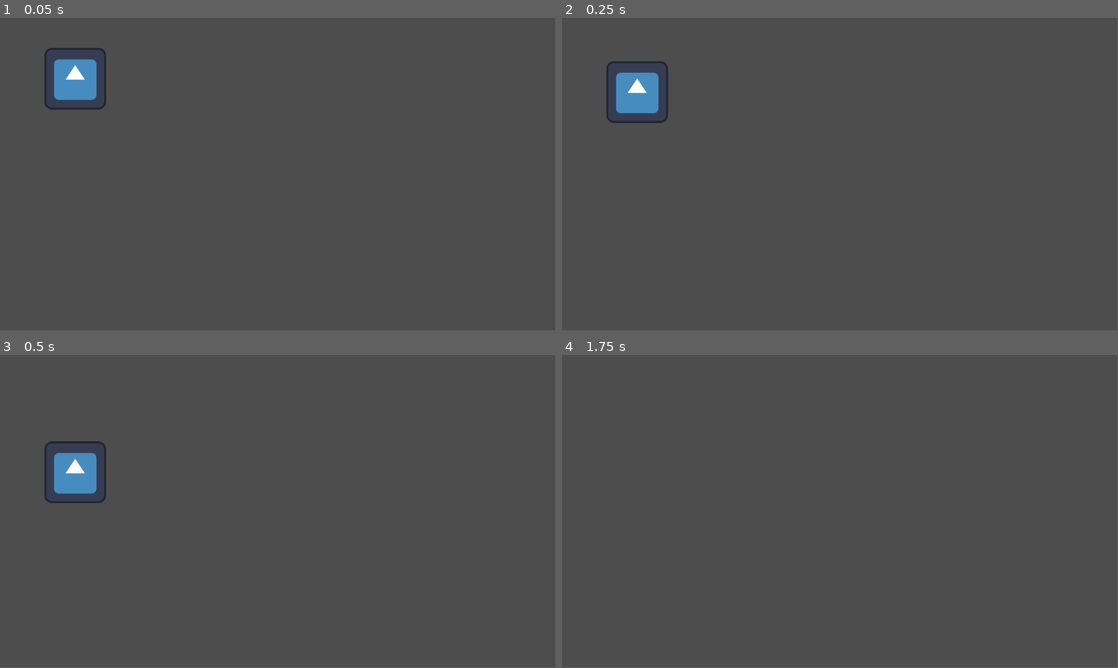
Above: before the commit, frames 1-4 (two rows, left to right).
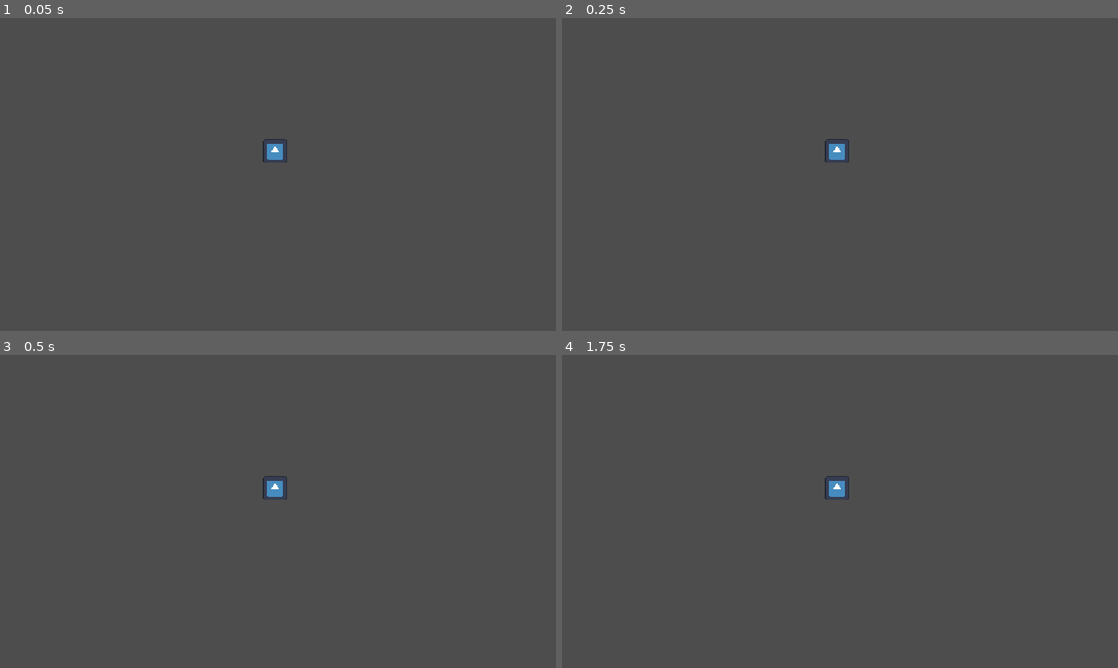
Above: after the commit, the same moments.

Repository: MaxxyMoo99/Godot-Mauve-s-PS
Game: Godot game, scene res://game.tscn
Two runs of this game, one before a commit and one after it. Both use one fixed random seed, a clock stepped at 60 frames per second and the inputs below. Before the commit the project starts from res://main.tscn. The engine's default icon, where the game draws it, is replaced by a stand-in: a white triangle on a blue panel in a dark square.
Inputs:
- Up to frame 1 (0.05 s): no input
- Up to frame 2 (0.25 s): no input
- Up to frame 3 (0.5 s): no input
- Up to frame 4 (1.75 s): tap Enter (ui_accept) at 0.5, 0.6, 0.77, 1.07, 1.35, 1.52 s; hold Right (ui_right) from 0.53 s (still down)
In our replay, the window is 799x449 before the commit and 800x450 after it. These sizes can differ from the game's own. Grey fills any space a smaller window leaves; there, only what the larger window draws over its background counts as a difference.

The runs differ from the first frame. In frame 1, 1.5% of the frame differs, in the area x 8-52%, y 9-47%; in frame 2, 1.5%, in the area x 8-52%, y 13-47%; in frame 3, 1.5%; in frame 4, 0.2%.

Commit message:
player movement

Diff:
--- a/character_body_2d.gd
+++ /dev/null
@@ -1,25 +0,0 @@
-extends CharacterBody2D
-
-
-const SPEED = 300.0
-const JUMP_VELOCITY = -400.0
-
-
-func _physics_process(delta: float) -> void:
-	# Add the gravity.
-	if not is_on_floor():
-		velocity += get_gravity() * delta
-
-	# Handle jump.
-	if Input.is_action_just_pressed("ui_accept") and is_on_floor():
-		velocity.y = JUMP_VELOCITY
-
-	# Get the input direction and handle the movement/deceleration.
-	# As good practice, you should replace UI actions with custom gameplay actions.
-	var direction := Input.get_axis("ui_left", "ui_right")
-	if direction:
-		velocity.x = direction * SPEED
-	else:
-		velocity.x = move_toward(velocity.x, 0, SPEED)
-
-	move_and_slide()
--- /dev/null
+++ b/game.tscn
@@ -0,0 +1,33 @@
+[gd_scene load_steps=5 format=3 uid="uid://c8jcdkiofrfl3"]
+
+[ext_resource type="Script" uid="uid://cownmmoqw7u42" path="res://scripts/character_body_2d.gd" id="1_e2o6t"]
+[ext_resource type="Texture2D" uid="uid://drevematyojoi" path="res://icon.svg" id="2_feb5d"]
+
+[sub_resource type="CircleShape2D" id="CircleShape2D_fc0e3"]
+radius = 12.0
+
+[sub_resource type="WorldBoundaryShape2D" id="WorldBoundaryShape2D_7jktm"]
+
+[node name="Game" type="Node2D"]
+
+[node name="CharacterBody2D" type="CharacterBody2D" parent="."]
+position = Vector2(-2, -24)
+script = ExtResource("1_e2o6t")
+
+[node name="Icon" type="Sprite2D" parent="CharacterBody2D"]
+position = Vector2(-0.9999981, 0)
+scale = Vector2(0.1953125, 0.1953125)
+texture = ExtResource("2_feb5d")
+
+[node name="CollisionShape2D" type="CollisionShape2D" parent="CharacterBody2D"]
+position = Vector2(-1, 0)
+shape = SubResource("CircleShape2D_fc0e3")
+
+[node name="StaticBody2D" type="StaticBody2D" parent="."]
+position = Vector2(1, 79)
+
+[node name="CollisionShape2D" type="CollisionShape2D" parent="StaticBody2D"]
+shape = SubResource("WorldBoundaryShape2D_7jktm")
+
+[node name="Camera2D" type="Camera2D" parent="."]
+zoom = Vector2(2, 2)
--- a/main.tscn
+++ b/main.tscn
@@ -1,18 +1,25 @@
 [gd_scene load_steps=4 format=3 uid="uid://b4hh8yl8xqcqh"]
 
-[ext_resource type="Script" uid="uid://br5fn2o5gok2l" path="res://character_body_2d.gd" id="1_0xm2m"]
+[ext_resource type="Script" uid="uid://cownmmoqw7u42" path="res://scripts/character_body_2d.gd" id="1_0xm2m"]
 [ext_resource type="Texture2D" uid="uid://drevematyojoi" path="res://icon.svg" id="2_h2yge"]
 
 [sub_resource type="CircleShape2D" id="CircleShape2D_1bvp3"]
 
-[node name="Node2D" type="Node2D"]
+[node name="Game" type="Node2D"]
 
 [node name="CharacterBody2D" type="CharacterBody2D" parent="."]
 script = ExtResource("1_0xm2m")
 
 [node name="CollisionShape2D" type="CollisionShape2D" parent="CharacterBody2D"]
+position = Vector2(50, -10)
 shape = SubResource("CircleShape2D_1bvp3")
 
 [node name="Icon" type="Sprite2D" parent="CharacterBody2D"]
-position = Vector2(156, 125)
+position = Vector2(50.000015, -10)
+scale = Vector2(0.15625, 0.15625)
 texture = ExtResource("2_h2yge")
+
+[node name="AnimatedSprite2D" type="AnimatedSprite2D" parent="CharacterBody2D"]
+
+[node name="Camera2D" type="Camera2D" parent="."]
+zoom = Vector2(3, 3)
--- a/project.godot
+++ b/project.godot
@@ -11,9 +11,36 @@
 [application]
 
 config/name="Mauve's Potion Shop"
-run/main_scene="uid://b4hh8yl8xqcqh"
+run/main_scene="uid://c8jcdkiofrfl3"
 config/features=PackedStringArray("4.5", "GL Compatibility")
 config/icon="res://icon.svg"
+
+[display]
+
+window/stretch/mode="canvas_items"
+
+[input]
+
+right={
+"deadzone": 0.2,
+"events": [Object(InputEventKey,"resource_local_to_scene":false,"resource_name":"","device":-1,"window_id":0,"alt_pressed":false,"shift_pressed":false,"ctrl_pressed":false,"meta_pressed":false,"pressed":false,"keycode":0,"physical_keycode":68,"key_label":0,"unicode":100,"location":0,"echo":false,"script":null)
+]
+}
+left={
+"deadzone": 0.2,
+"events": [Object(InputEventKey,"resource_local_to_scene":false,"resource_name":"","device":-1,"window_id":0,"alt_pressed":false,"shift_pressed":false,"ctrl_pressed":false,"meta_pressed":false,"pressed":false,"keycode":0,"physical_keycode":65,"key_label":0,"unicode":97,"location":0,"echo":false,"script":null)
+]
+}
+down={
+"deadzone": 0.2,
+"events": [Object(InputEventKey,"resource_local_to_scene":false,"resource_name":"","device":-1,"window_id":0,"alt_pressed":false,"shift_pressed":false,"ctrl_pressed":false,"meta_pressed":false,"pressed":false,"keycode":0,"physical_keycode":83,"key_label":0,"unicode":115,"location":0,"echo":false,"script":null)
+]
+}
+up={
+"deadzone": 0.2,
+"events": [Object(InputEventKey,"resource_local_to_scene":false,"resource_name":"","device":-1,"window_id":0,"alt_pressed":false,"shift_pressed":false,"ctrl_pressed":false,"meta_pressed":false,"pressed":false,"keycode":0,"physical_keycode":87,"key_label":0,"unicode":119,"location":0,"echo":false,"script":null)
+]
+}
 
 [rendering]
 
--- /dev/null
+++ b/scripts/character_body_2d.gd
@@ -0,0 +1,16 @@
+extends CharacterBody2D
+
+@export var move_speed : float = 100
+
+func _physics_process(_delta):
+
+	var input_direction = Vector2(
+		Input.get_action_strength("right") - Input.get_action_strength("left"),
+		Input.get_action_strength("down") - Input.get_action_strength("up")
+	)
+
+	# update velocity
+	velocity = input_direction * move_speed
+
+	# move and slide
+	move_and_slide()
Binary file added: assets/Mauve.gif
Not shown, removed: character_body_2d.gd.uid
Not shown, added: scripts/character_body_2d.gd.uid
